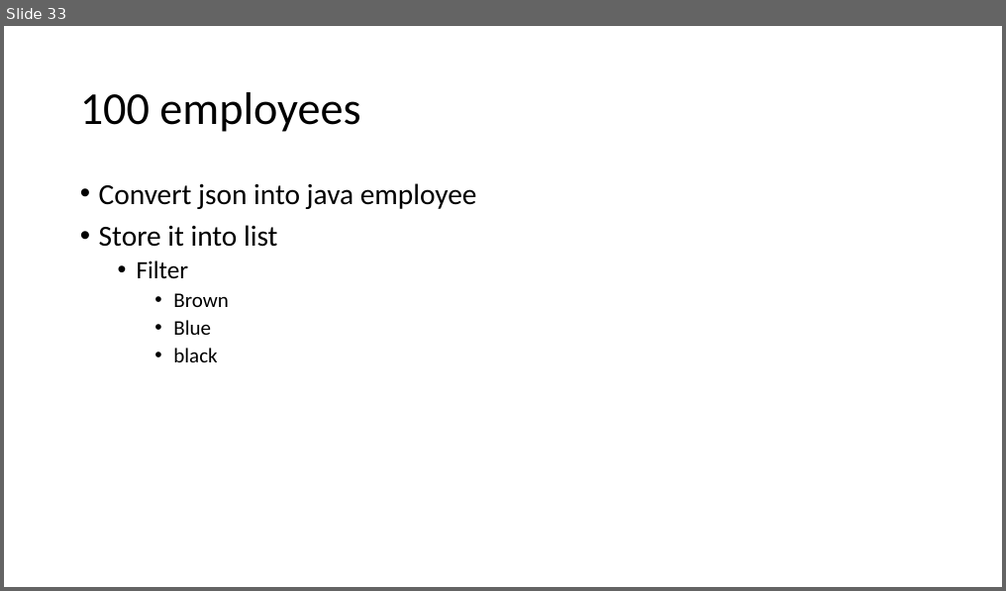
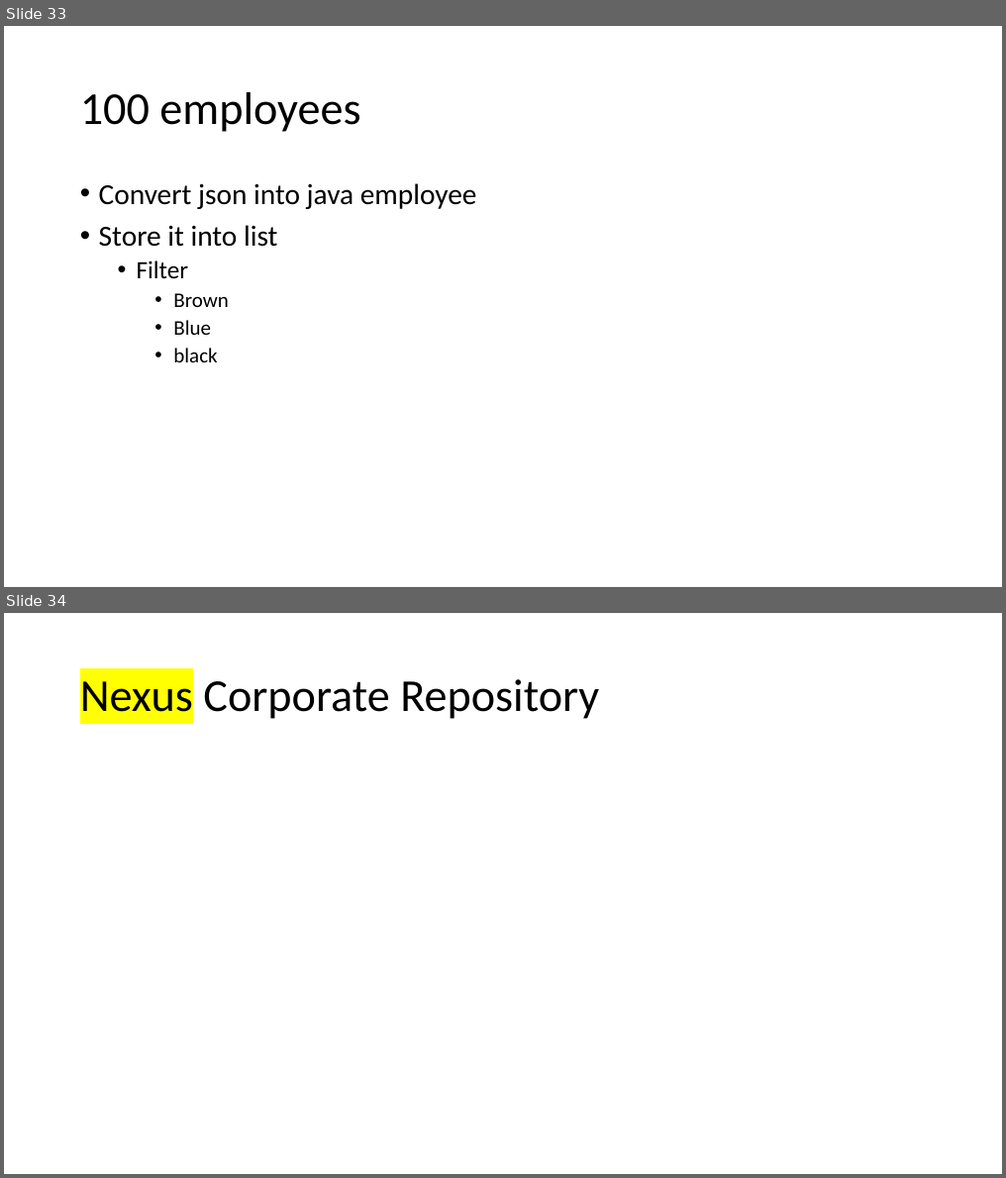
Before and after one commit to caprepo/java8, a slide deck: Java8.pptx. Shown one above the other, each under a label of ours: slide 33 before the commit, slides 33 and 34 after it. The pictures are 1006x591 and 1006x1178 pixels, drawn with LibreOffice and Linux fonts; fonts in the diff are those of the drawing. Boxes give left, top, right and bottom in pixels: in the first picture for what was removed or moved away, otherwise in the second. Text is boxed around its words. In the diff, an @@ line names an element or a change of style, - is before the commit and + after.

```diff
--- a/Java8.pptx
+++ b/Java8.pptx
@@ slide 34 added at bbox=[4, 613, 1002, 1174], background #FFFFFF @@
@@ title added at bbox=[80, 679, 599, 719], 44 pt, text #000000 @@
+Nexus Corporate Repository
```
Also in this commit, not shown: 1 slide changed, 11 other slides added, 1 other file.
